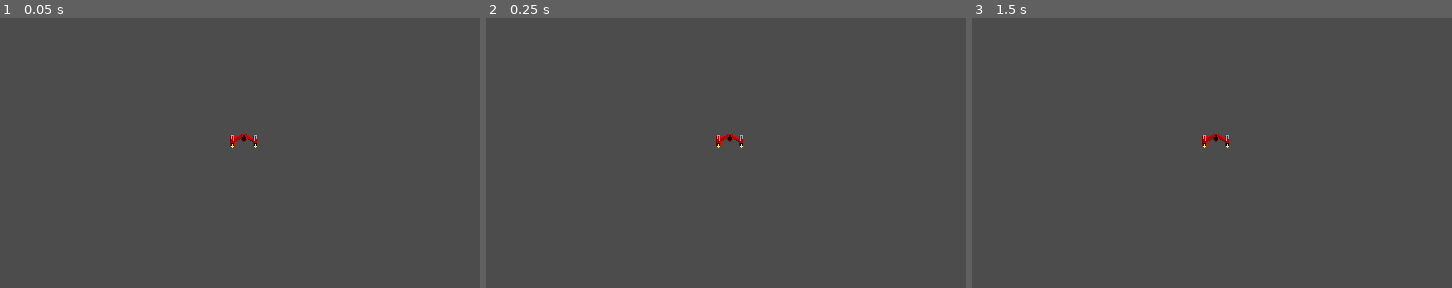
Above: before the commit, frames 1-3 (left to right).
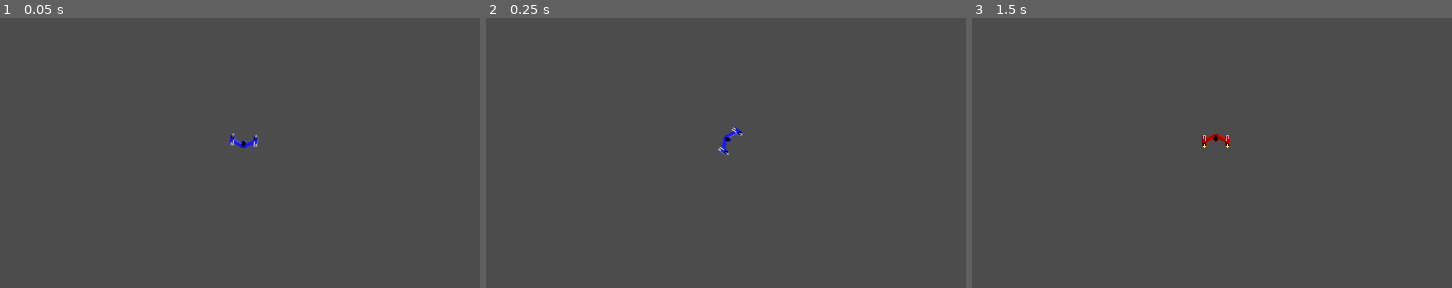
Above: after the commit, the same moments.

Repository: assert-justice/SwingWing
Game: Godot game, scene res://Main.tscn
Same seed, same stepped clock (60 frames per second), same inputs: the game is played once before the commit and once after it.
Inputs:
- Up to frame 1 (0.05 s): no input
- Up to frame 2 (0.25 s): no input
- Up to frame 3 (1.5 s): tap Enter at 1.25 s

The runs differ from the first frame. In frame 1, 0.2% of the frame differs, in the area x 47-54%, y 42-49%; in frame 2, 0.3%, in the area x 47-54%, y 40-52%; in frame 3, nothing differs.

Commit message:
spinning works!

Diff:
--- a/Player.tscn
+++ b/Player.tscn
@@ -32,12 +32,89 @@
 "speed": 5.0
 } ]
 
+[sub_resource type="RectangleShape2D" id=6]
+extents = Vector2( 14, 6.5 )
+
+[sub_resource type="Animation" id=7]
+resource_name = "0"
+length = 0.3
+step = 0.05
+tracks/0/type = "value"
+tracks/0/path = NodePath("AnimatedSprite:rotation_degrees")
+tracks/0/interp = 1
+tracks/0/loop_wrap = true
+tracks/0/imported = false
+tracks/0/enabled = true
+tracks/0/keys = {
+"times": PoolRealArray( 0, 0.3 ),
+"transitions": PoolRealArray( 2, 1 ),
+"update": 0,
+"values": [ -180.0, 0.0 ]
+}
+tracks/1/type = "value"
+tracks/1/path = NodePath("AnimatedSprite:frame")
+tracks/1/interp = 1
+tracks/1/loop_wrap = true
+tracks/1/imported = false
+tracks/1/enabled = true
+tracks/1/keys = {
+"times": PoolRealArray( 0, 0.25 ),
+"transitions": PoolRealArray( 1, 1 ),
+"update": 1,
+"values": [ 1, 0 ]
+}
+
+[sub_resource type="Animation" id=8]
+resource_name = "1"
+length = 0.3
+step = 0.05
+tracks/0/type = "value"
+tracks/0/path = NodePath("AnimatedSprite:rotation_degrees")
+tracks/0/interp = 1
+tracks/0/loop_wrap = true
+tracks/0/imported = false
+tracks/0/enabled = true
+tracks/0/keys = {
+"times": PoolRealArray( 0, 0.3 ),
+"transitions": PoolRealArray( 2, 1 ),
+"update": 0,
+"values": [ 0.0, 180.0 ]
+}
+tracks/1/type = "value"
+tracks/1/path = NodePath("AnimatedSprite:frame")
+tracks/1/interp = 1
+tracks/1/loop_wrap = true
+tracks/1/imported = false
+tracks/1/enabled = true
+tracks/1/keys = {
+"times": PoolRealArray( 0, 0.25 ),
+"transitions": PoolRealArray( 1, 1 ),
+"update": 1,
+"values": [ 0, 1 ]
+}
+
 [node name="Player" type="Node2D"]
 script = ExtResource( 2 )
 
 [node name="AnimatedSprite" type="AnimatedSprite" parent="."]
 frames = SubResource( 5 )
 
+[node name="Area2D" type="Area2D" parent="AnimatedSprite"]
+__meta__ = {
+"_edit_lock_": true
+}
+
+[node name="CollisionShape2D" type="CollisionShape2D" parent="AnimatedSprite/Area2D"]
+position = Vector2( 0, -0.5 )
+shape = SubResource( 6 )
+__meta__ = {
+"_edit_lock_": true
+}
+
 [node name="Emitter" parent="." instance=ExtResource( 3 )]
 fire_time = 0.1
 direction = Vector2( 0, -1 )
+
+[node name="AnimationPlayer" type="AnimationPlayer" parent="."]
+anims/0 = SubResource( 7 )
+anims/1 = SubResource( 8 )
--- a/project.godot
+++ b/project.godot
@@ -106,3 +106,4 @@
 
 2d/snapping/use_gpu_pixel_snap=true
 environment/default_environment="res://default_env.tres"
+quality/dynamic_fonts/use_oversampling=false
--- a/scripts/Player.gd
+++ b/scripts/Player.gd
@@ -9,6 +9,7 @@
 
 func _ready():
 	controller = Controller.new("mk")
+	set_mode(0)
 
 func _physics_process(delta):
 	controller.update(delta)
@@ -40,4 +41,4 @@
 
 func set_mode(mode):
 	self.mode = mode
-	#$AnimationPlayer.play(str(mode))
+	$AnimationPlayer.play(str(mode))
Not shown: 1 places in Player.tscn that only renumber resources
Binary file changed: sprites/PlayerSprites.ase
Binary file changed: sprites/PlayerSprites.png
